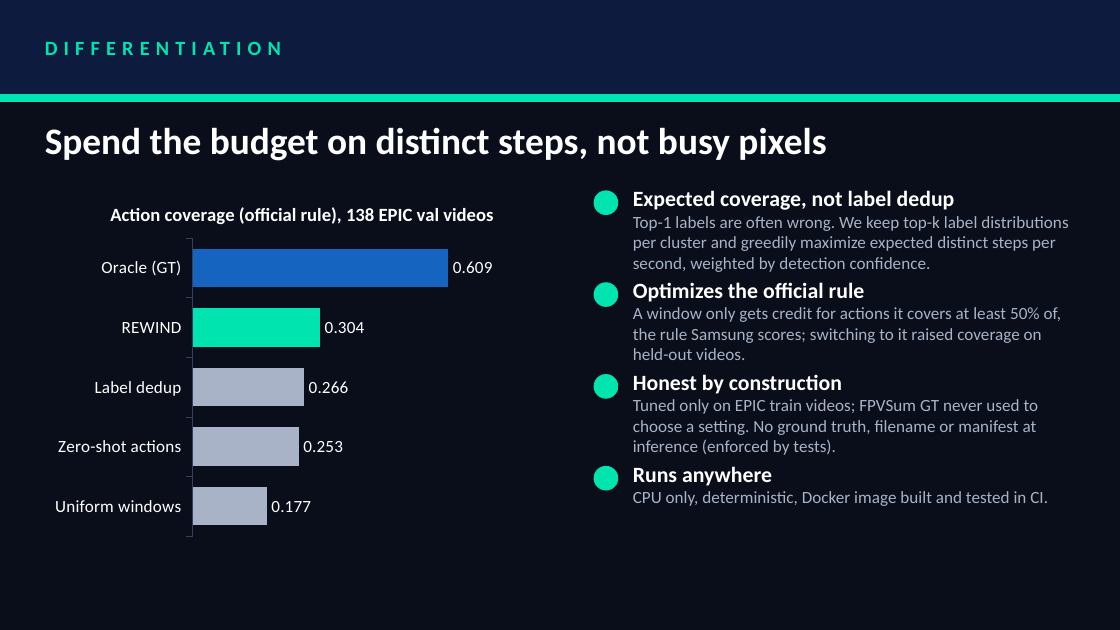
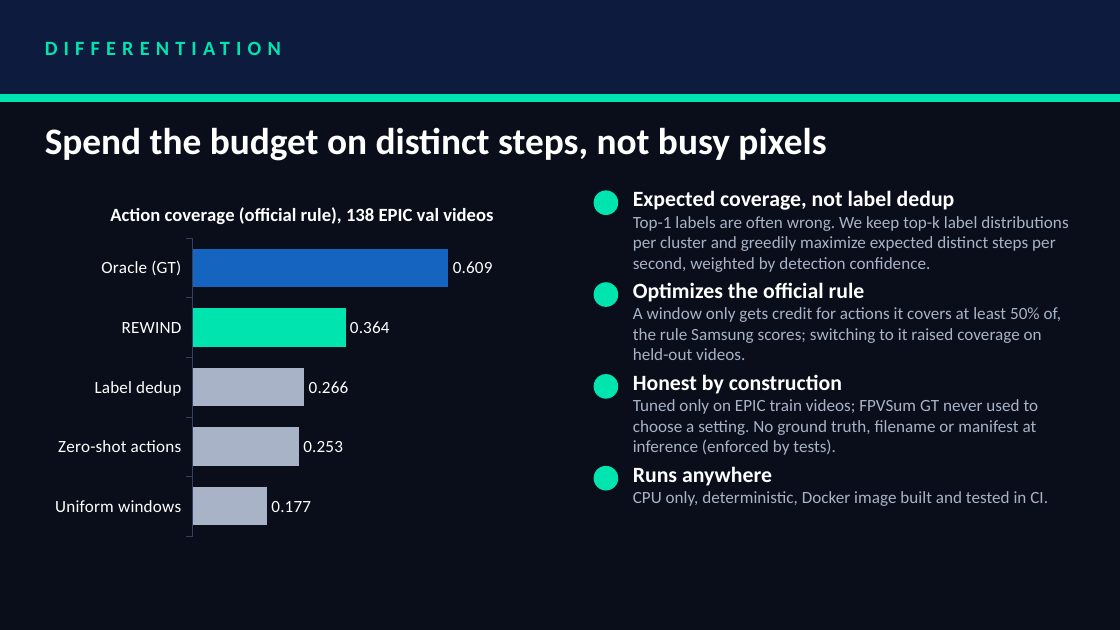
Before and after one commit to prakartii/samsung-xr-hackathon, a slide deck: slide 6 of docs/VITVellore_Nexus.pptx. Drawn at 1120x630 pixels with LibreOffice and Linux fonts; fonts in the diff are those of the drawing. Boxes give left, top, right and bottom in pixels: in the first picture for what was removed or moved away, otherwise in the second. Text is boxed around its words. In the diff, an @@ line names an element or a change of style, - is before the commit and + after.

```diff
--- a/docs/VITVellore_Nexus.pptx
+++ b/docs/VITVellore_Nexus.pptx
@@ bar chart at (45,185,560,543) @@
@@ Series 1, REWIND: 0.304 to 0.364 @@
```
Also in this commit, not shown: 2 other slides changed, 2 other files.
